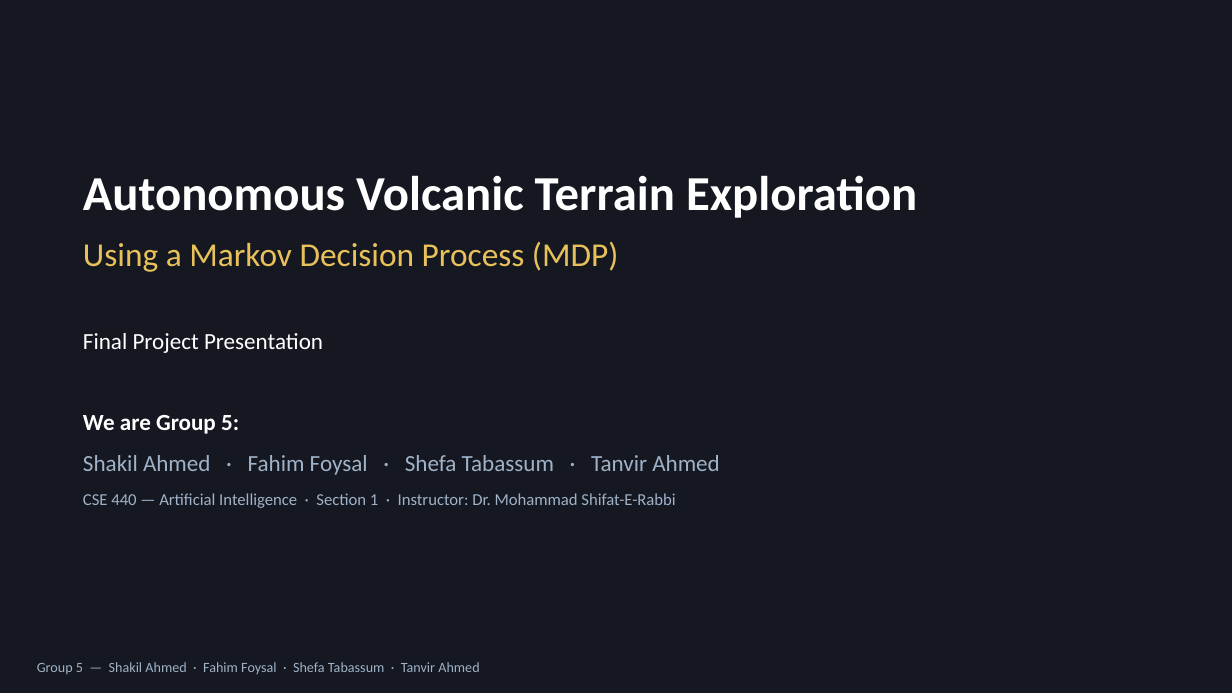
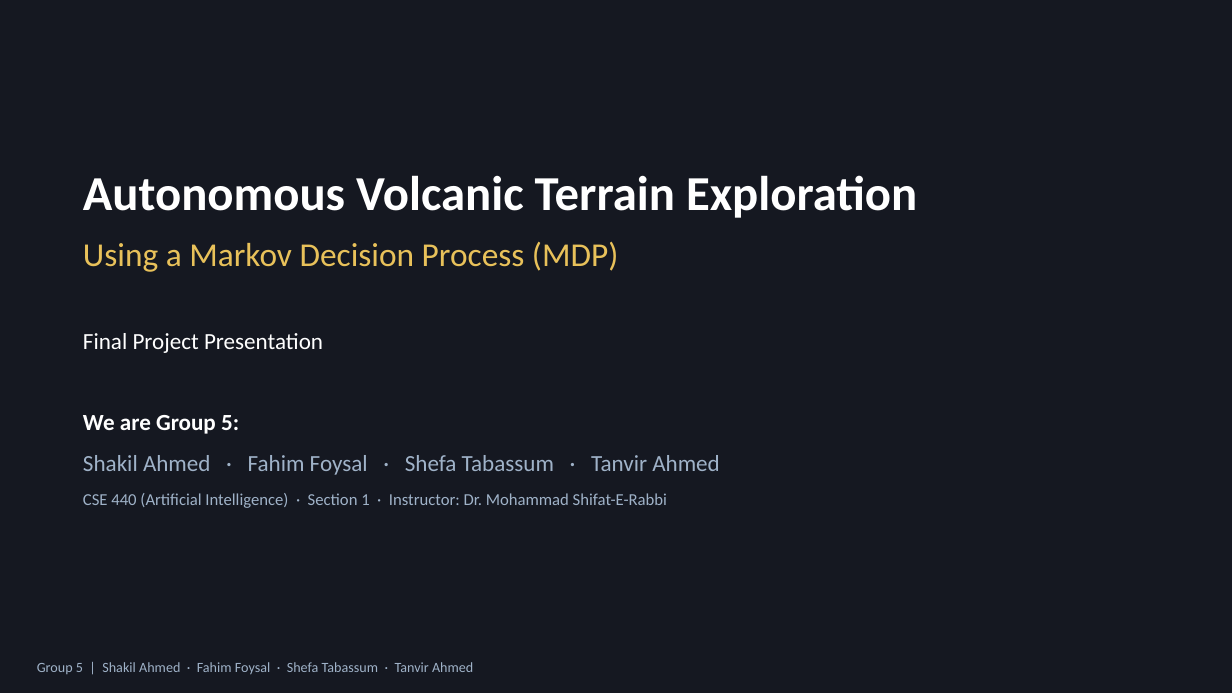
Before and after one commit to MRSHAKILS/Autonomous-Volcanic-Terrain-Exploration-Using-Markov-Decision-Process, a slide deck: slide 1 of others/final_presentation.pptx. Drawn at 1232x693 pixels with LibreOffice and Linux fonts; fonts in the diff are those of the drawing. Boxes give left, top, right and bottom in pixels: in the first picture for what was removed or moved away, otherwise in the second. Text is boxed around its words. In the diff, an @@ line names an element or a change of style, - is before the commit and + after.

```diff
--- a/others/final_presentation.pptx
+++ b/others/final_presentation.pptx
@@ text at (83, 493, 667, 508): text changed @@
-CSE 440 — Artificial Intelligence · Section 1 · Instructor: Dr. Mohammad Shifat-E-Rabbi
+CSE 440 (Artificial Intelligence) · Section 1 · Instructor: Dr. Mohammad Shifat-E-Rabbi
@@ text at (37, 662, 473, 675): text changed @@
-Group 5 — Shakil Ahmed · Fahim Foysal · Shefa Tabassum · Tanvir Ahmed
+Group 5 | Shakil Ahmed · Fahim Foysal · Shefa Tabassum · Tanvir Ahmed
```
Also in this commit, not shown: 8 other slides changed, 11 other files.
